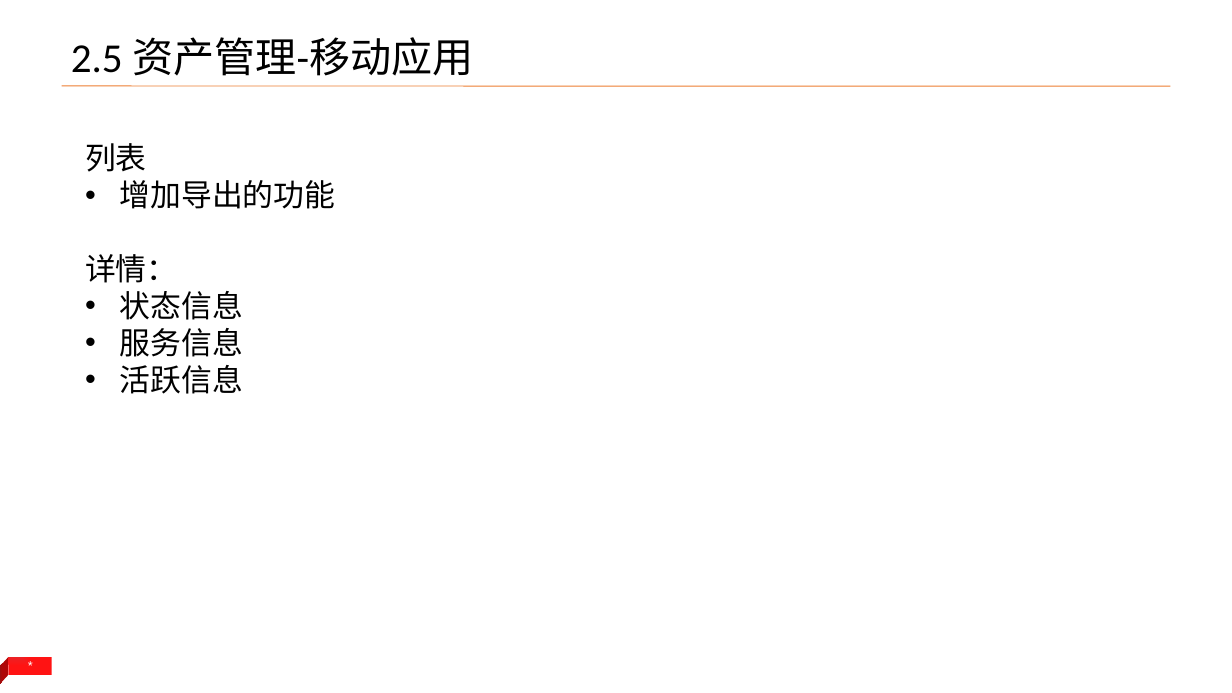
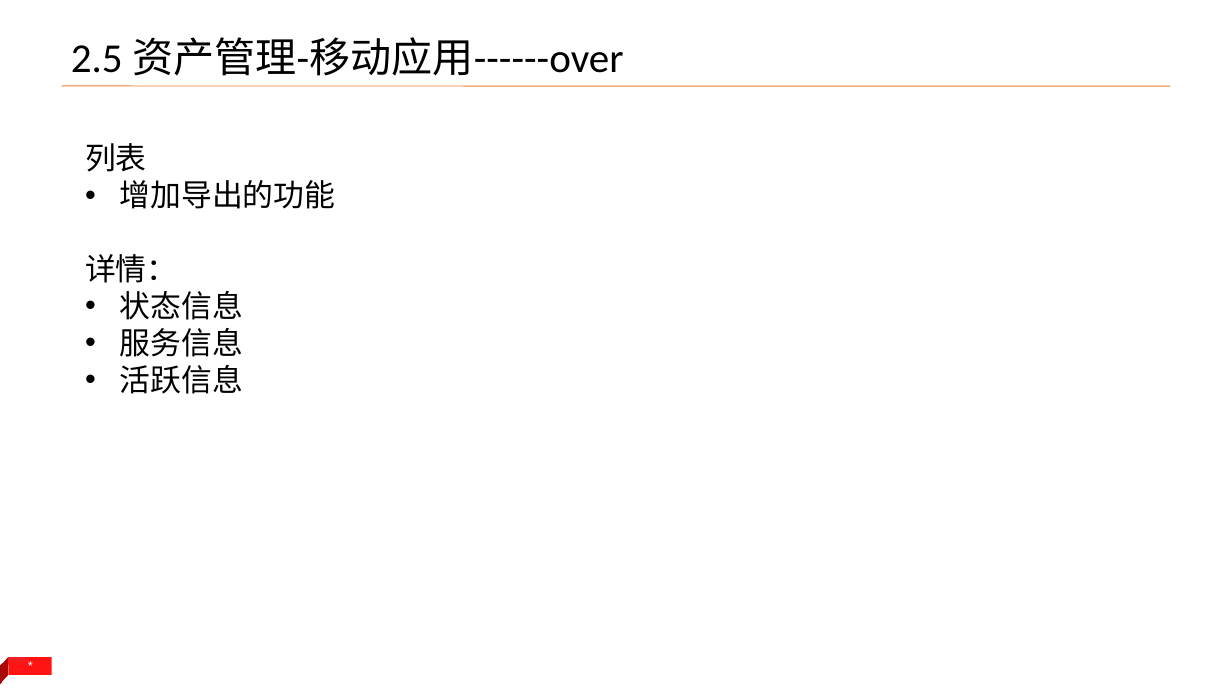
Before and after one commit to yangld/learn, a slide deck: slide 9 of 1附件/全国集中管控改动内容_v2_1.pptx. Drawn at 1232x693 pixels with LibreOffice and Linux fonts; fonts in the diff are those of the drawing. Boxes give left, top, right and bottom in pixels: in the first picture for what was removed or moved away, otherwise in the second. Text is boxed around its words. In the diff, an @@ line names an element or a change of style, - is before the commit and + after.

```diff
--- a/1附件/全国集中管控改动内容_v2_1.pptx
+++ b/1附件/全国集中管控改动内容_v2_1.pptx
@@ title at bbox=[71, 37, 623, 76]: text changed @@
-2.5 资产管理-移动应用
+2.5 资产管理-移动应用------over
```
Also in this commit, not shown: 1 other slide changed.
